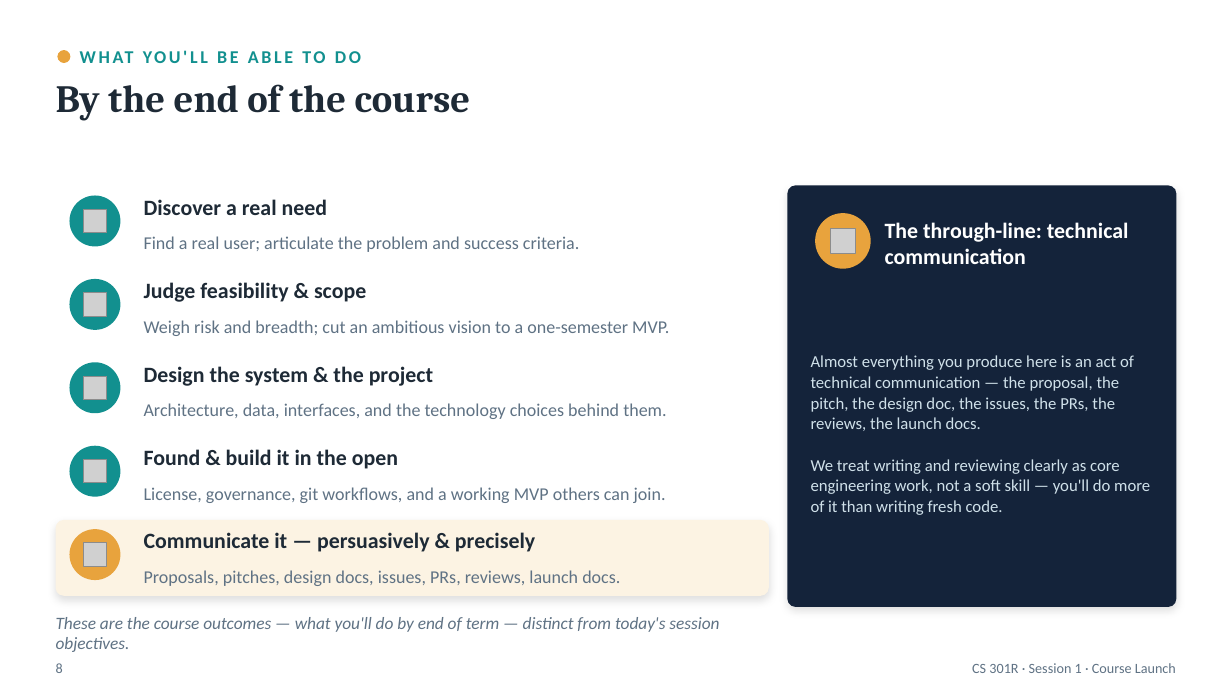
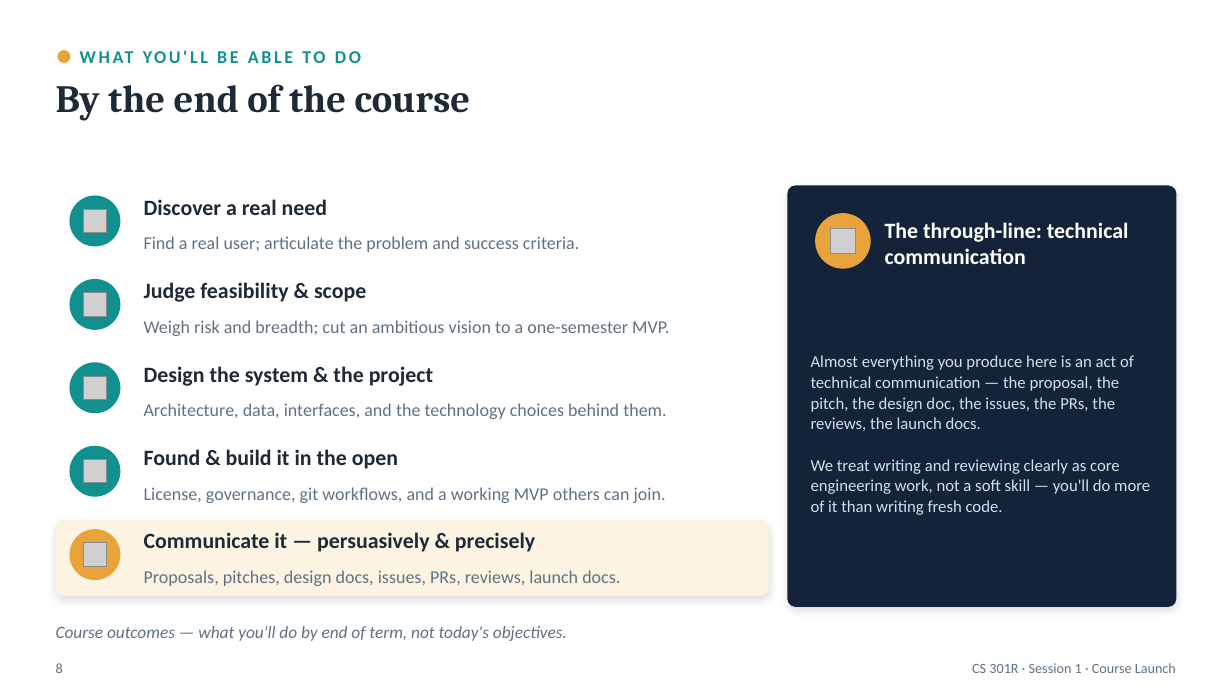
Before and after one commit to BYU-CS-Course-Ops/CS380, a slide deck: slide 8 of canvas_material/lectures/powerpoint/Session01-CourseLaunch.pptx. Drawn at 1232x695 pixels with LibreOffice and Linux fonts; fonts in the diff are those of the drawing; grey boxes stand for pictures. Boxes give left, top, right and bottom in pixels: in the first picture for what was removed or moved away, otherwise in the second. Text is boxed around its words. In the diff, an @@ line names an element or a change of style, - is before the commit and + after.

```diff
--- a/canvas_material/lectures/powerpoint/Session01-CourseLaunch.pptx
+++ b/canvas_material/lectures/powerpoint/Session01-CourseLaunch.pptx
@@ text at box(56, 626, 567, 641): text changed @@
-These are the course outcomes — what you'll do by end of term — distinct from today's session objectives.
+Course outcomes — what you'll do by end of term, not today's objectives.
```
Also in this commit, not shown: 2 other slides changed, 10 other files.
